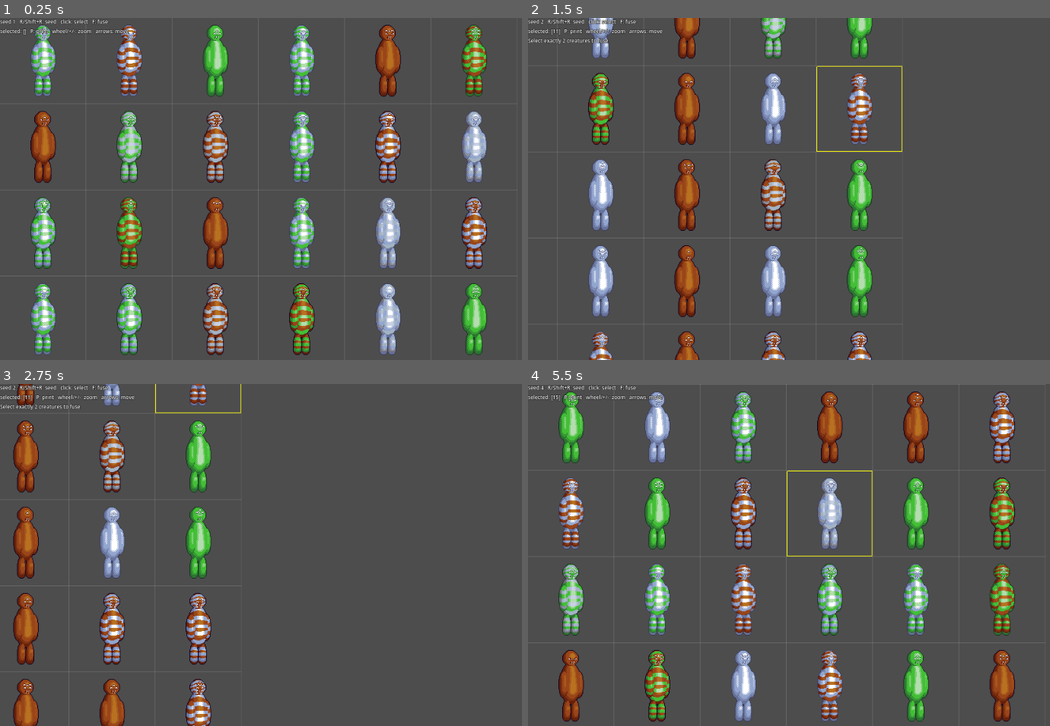
Above: before the commit, frames 1-4 (two rows, left to right).
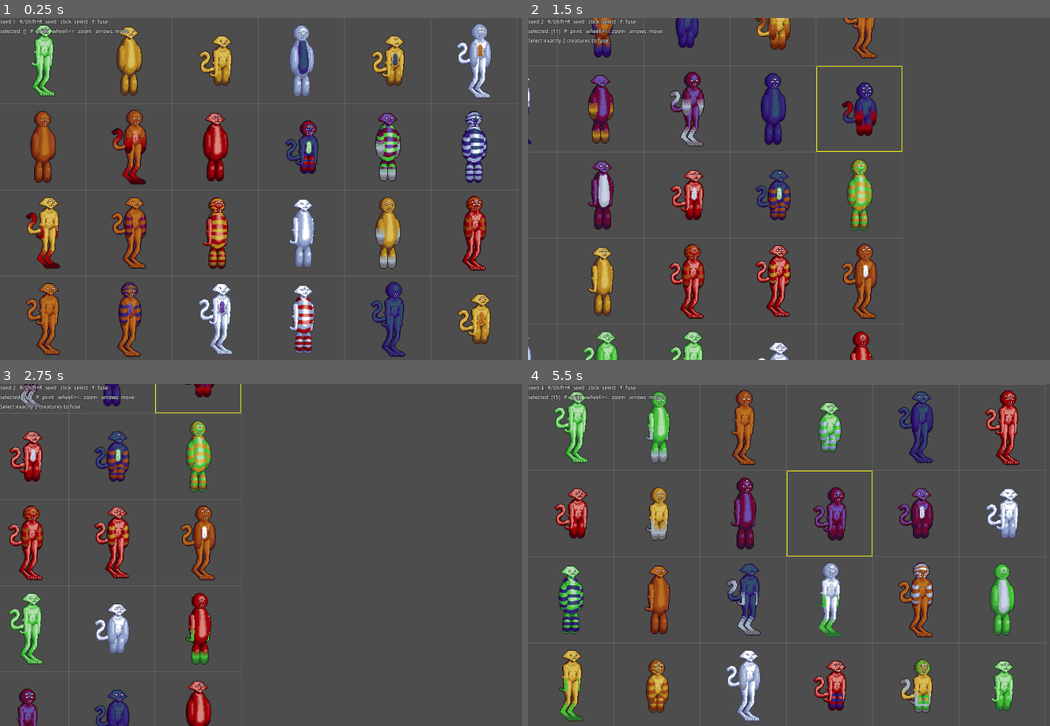
Above: after the commit, the same moments.

Repository: KT0mi/creature_feature_test
Game: Godot game, scene res://debug/creature_lab.tscn
Same seed, same stepped clock (60 frames per second), same inputs: the game is played once before the commit and once after it.
Inputs (mouse positions are in pixels of both pictures, inside the frame that each line leads up to):
- Up to frame 1 (0.25 s): no input
- Up to frame 2 (1.5 s): tap Enter at 0.5 s; move the mouse to (966, 171) at 0.52 s; hold Right 0.53-1.28 s; tap R at 0.6 s; click (966, 171) at 0.67 s; move the mouse to (710, 206) at 1.27 s; hold Down from 1.28 s (still down); tap F at 1.35 s
- Up to frame 3 (2.75 s): move the mouse to (365, 479) at 2.02 s; release Down at 2.03 s; hold Right from 2.03 s (still down); tap P at 2.1 s
- Up to frame 4 (5.5 s): move the mouse to (799, 623) at 2.77 s; release Right at 2.78 s; hold Up 2.78-3.53 s; tap one key every 0.75 s from 2.85 s: R F P R; click (799, 623) at 2.92 s; move the mouse to (1013, 606) at 3.52 s; hold Left 3.53-5.03 s; move the mouse to (648, 503) at 4.27 s; move the mouse to (862, 555) at 5.02 s; hold Down from 5.03 s (still down); click (862, 555) at 5.17 s

The runs differ from the first frame. In frame 1, 18% of the frame differs, in the area x 4-95%, y 1-100%; in frame 2, 13%; in frame 3, 9.9%; in frame 4, 19%, in the area x 4-95%, y 1-99%.

Commit message:
Removed SocketLayout; Added new Socket Conditionals; Added new ear part type; Added new tail part type; Added new patterns, palettes and new plans with their respective parts (catfolk, ratfolk[wip]);

Diff:
--- /dev/null
+++ b/creatures/palettes/palette_cherry.tres
@@ -0,0 +1,9 @@
+[gd_resource type="Resource" script_class="CreaturePalette" format=3 uid="uid://ccfn4frut3gpw"]
+
+[ext_resource type="Script" uid="uid://de7qplmr6rrvn" path="res://core/creature_palette.gd" id="1_s37t6"]
+
+[resource]
+script = ExtResource("1_s37t6")
+id = &"cherry"
+ramp = PackedColorArray(0.121401824, 0.049622588, 0.018330982, 1, 0.2962557, 0.0026859636, 0.03872829, 1, 0.627451, 0.003921569, 0.03137255, 1, 0.84, 0.52247995, 0.48720002, 1)
+metadata/_custom_type_script = "uid://de7qplmr6rrvn"
--- /dev/null
+++ b/creatures/palettes/palette_dark_fae.tres
@@ -0,0 +1,9 @@
+[gd_resource type="Resource" script_class="CreaturePalette" format=3 uid="uid://bn1svg7d1lmip"]
+
+[ext_resource type="Script" uid="uid://de7qplmr6rrvn" path="res://core/creature_palette.gd" id="1_q2k2h"]
+
+[resource]
+script = ExtResource("1_q2k2h")
+id = &"dark_fae"
+ramp = PackedColorArray(0.10025149, 0.028211305, 0.011288168, 1, 0.1764706, 0.0627451, 0.21176471, 1, 0.41960785, 0.02745098, 0.2, 1, 0.40784314, 0.3137255, 0.6784314, 1)
+metadata/_custom_type_script = "uid://de7qplmr6rrvn"
--- /dev/null
+++ b/creatures/palettes/palette_golden.tres
@@ -0,0 +1,9 @@
+[gd_resource type="Resource" script_class="CreaturePalette" format=3 uid="uid://uxe878gw4jqg"]
+
+[ext_resource type="Script" uid="uid://de7qplmr6rrvn" path="res://core/creature_palette.gd" id="1_hbulh"]
+
+[resource]
+script = ExtResource("1_hbulh")
+id = &"golden"
+ramp = PackedColorArray(0.15524581, 0.06545165, 0.024693338, 1, 0.37284127, 0.21772224, 0.121647544, 1, 0.72, 0.53304, 0.1296, 1, 0.8527644, 0.7427839, 0.34558812, 1)
+metadata/_custom_type_script = "uid://de7qplmr6rrvn"
--- /dev/null
+++ b/creatures/palettes/palette_midnight.tres
@@ -0,0 +1,9 @@
+[gd_resource type="Resource" script_class="CreaturePalette" format=3 uid="uid://125c8k33v5x7"]
+
+[ext_resource type="Script" uid="uid://de7qplmr6rrvn" path="res://core/creature_palette.gd" id="1_8yw02"]
+
+[resource]
+script = ExtResource("1_8yw02")
+id = &"midnight"
+ramp = PackedColorArray(0.027719917, 0.04360736, 0.1022087, 1, 0.15387684, 0.023584357, 0.35684058, 1, 0.2012868, 0.13162315, 0.4792024, 1, 0.19875973, 0.31593126, 0.41181904, 1)
+metadata/_custom_type_script = "uid://de7qplmr6rrvn"
--- /dev/null
+++ b/creatures/parts/arm/arm_catfolk/arm_catfolk.tres
@@ -0,0 +1,13 @@
+[gd_resource type="Resource" script_class="PartDef" format=3 uid="uid://caojoro3hhcdr"]
+
+[ext_resource type="Script" uid="uid://7dgkkkdx3j2n" path="res://core/part_def.gd" id="1_3gcsl"]
+[ext_resource type="Script" uid="uid://bfh2awx2qd881" path="res://core/part_socket.gd" id="2_23pju"]
+[ext_resource type="Texture2D" uid="uid://dxsr6q2p1ttih" path="res://creatures/parts/arm/arm_catfolk/arm_catfolk.png" id="2_vib2g"]
+
+[resource]
+script = ExtResource("1_3gcsl")
+id = &"arm_catfolk"
+type = &"arm"
+sheet = ExtResource("2_vib2g")
+attach = Vector2i(10, 2)
+metadata/_custom_type_script = "uid://7dgkkkdx3j2n"
--- /dev/null
+++ b/creatures/parts/eye/eye_catfolk/eye_catfolk.tres
@@ -0,0 +1,14 @@
+[gd_resource type="Resource" script_class="PartDef" format=3 uid="uid://cxnjgt87xa2ve"]
+
+[ext_resource type="Script" uid="uid://7dgkkkdx3j2n" path="res://core/part_def.gd" id="1_w30va"]
+[ext_resource type="Script" uid="uid://bfh2awx2qd881" path="res://core/part_socket.gd" id="2_0hohv"]
+[ext_resource type="Texture2D" uid="uid://cxjdqplnaseao" path="res://creatures/parts/eye/eye_catfolk/eye_catfolk.png" id="2_rodf5"]
+
+[resource]
+script = ExtResource("1_w30va")
+id = &"eye_catfolk"
+type = &"eye"
+tags = PackedStringArray("side")
+sheet = ExtResource("2_rodf5")
+attach = Vector2i(3, 2)
+metadata/_custom_type_script = "uid://7dgkkkdx3j2n"
--- a/creatures/parts/eye/eye_circle_biped_third_eye/eye_circle_biped_third_eye.tres
+++ b/creatures/parts/eye/eye_circle_biped_eye_middle/eye_circle_biped_eye_middle.tres
@@ -2,11 +2,11 @@
 
 [ext_resource type="Script" uid="uid://7dgkkkdx3j2n" path="res://core/part_def.gd" id="1_cai5j"]
 [ext_resource type="Script" uid="uid://bfh2awx2qd881" path="res://core/part_socket.gd" id="2_boojm"]
-[ext_resource type="Texture2D" uid="uid://fdpqirdcpctp" path="res://creatures/parts/eye/eye_circle_biped_third_eye/eye_circle_biped_third_eye.png" id="2_cqre1"]
+[ext_resource type="Texture2D" uid="uid://fdpqirdcpctp" path="res://creatures/parts/eye/eye_circle_biped_eye_middle/eye_circle_biped_eye_middle.png" id="2_cqre1"]
 
 [resource]
 script = ExtResource("1_cai5j")
-id = &"eye_circle_biped_third_eye"
+id = &"eye_circle_biped_eye_middle"
 type = &"eye"
 tags = PackedStringArray("middle")
 sheet = ExtResource("2_cqre1")
--- /dev/null
+++ b/creatures/parts/eye/eye_slit_eye_small/eye_slit_eye_small.tres
@@ -0,0 +1,14 @@
+[gd_resource type="Resource" script_class="PartDef" format=3 uid="uid://ddcweubm2bjcw"]
+
+[ext_resource type="Script" uid="uid://7dgkkkdx3j2n" path="res://core/part_def.gd" id="1_cgofu"]
+[ext_resource type="Texture2D" uid="uid://dhq50uto1f1j1" path="res://creatures/parts/eye/eye_slit_eye_small/eye_slit_eye_small.png" id="2_ghvxo"]
+[ext_resource type="Script" uid="uid://bfh2awx2qd881" path="res://core/part_socket.gd" id="3_qlhr3"]
+
+[resource]
+script = ExtResource("1_cgofu")
+id = &"eye_slit_eye_small"
+type = &"eye"
+tags = PackedStringArray("middle")
+sheet = ExtResource("2_ghvxo")
+attach = Vector2i(1, 2)
+metadata/_custom_type_script = "uid://7dgkkkdx3j2n"
--- /dev/null
+++ b/creatures/parts/head/head_catfolk/head_catfolk.tres
@@ -0,0 +1,56 @@
+[gd_resource type="Resource" script_class="PartDef" format=3 uid="uid://cg15vdtgob5my"]
+
+[ext_resource type="Script" uid="uid://7dgkkkdx3j2n" path="res://core/part_def.gd" id="1_2ek7f"]
+[ext_resource type="Script" uid="uid://bfh2awx2qd881" path="res://core/part_socket.gd" id="2_2lvyj"]
+[ext_resource type="Texture2D" uid="uid://dvlko2paeb5it" path="res://creatures/parts/head/head_catfolk/head_catfolk.png" id="2_obq7o"]
+
+[sub_resource type="Resource" id="Resource_2lvyj"]
+script = ExtResource("2_2lvyj")
+name = &"eye_near"
+accepts_type = PackedStringArray("eye")
+positions = Array[Vector2i]([Vector2i(12, 7)])
+chance = 0.8
+metadata/_custom_type_script = "uid://bfh2awx2qd881"
+
+[sub_resource type="Resource" id="Resource_obq7o"]
+script = ExtResource("2_2lvyj")
+name = &"eye_far"
+accepts_type = PackedStringArray("eye")
+positions = Array[Vector2i]([Vector2i(21, 7)])
+chance = 0.8
+flip_h = true
+copy_from = &"eye_near"
+metadata/_custom_type_script = "uid://bfh2awx2qd881"
+
+[sub_resource type="Resource" id="Resource_j0plo"]
+script = ExtResource("2_2lvyj")
+name = &"eye_middle"
+accepts_type = PackedStringArray("eye")
+required_tags = PackedStringArray("middle")
+positions = Array[Vector2i]([Vector2i(16, 4)])
+chance = 0.5
+metadata/_custom_type_script = "uid://bfh2awx2qd881"
+
+[sub_resource type="Resource" id="Resource_igac1"]
+script = ExtResource("2_2lvyj")
+name = &"ear_near"
+accepts_type = PackedStringArray("ear")
+forbidden_tags = PackedStringArray("far")
+positions = Array[Vector2i]([Vector2i(6, 1)])
+metadata/_custom_type_script = "uid://bfh2awx2qd881"
+
+[sub_resource type="Resource" id="Resource_jbx8i"]
+script = ExtResource("2_2lvyj")
+name = &"ear_far"
+accepts_type = PackedStringArray("ear")
+forbidden_tags = PackedStringArray("near")
+metadata/_custom_type_script = "uid://bfh2awx2qd881"
+
+[resource]
+script = ExtResource("1_2ek7f")
+id = &"head_catfolk"
+type = &"head"
+sheet = ExtResource("2_obq7o")
+attach = Vector2i(14, 18)
+sockets = Array[ExtResource("2_2lvyj")]([SubResource("Resource_2lvyj"), SubResource("Resource_obq7o"), SubResource("Resource_j0plo"), SubResource("Resource_igac1"), SubResource("Resource_jbx8i")])
+metadata/_custom_type_script = "uid://7dgkkkdx3j2n"
--- /dev/null
+++ b/creatures/parts/leg/leg_catfolk/leg_catfolk.tres
@@ -0,0 +1,14 @@
+[gd_resource type="Resource" script_class="PartDef" format=3 uid="uid://gfgdu508jl8u"]
+
+[ext_resource type="Script" uid="uid://7dgkkkdx3j2n" path="res://core/part_def.gd" id="1_u8swu"]
+[ext_resource type="Script" uid="uid://bfh2awx2qd881" path="res://core/part_socket.gd" id="2_21ag2"]
+[ext_resource type="Texture2D" uid="uid://c10l0dp4efqpa" path="res://creatures/parts/leg/leg_catfolk/leg_catfolk.png" id="2_mm8o5"]
+
+[resource]
+script = ExtResource("1_u8swu")
+id = &"leg_catfolk"
+type = &"leg"
+tags = PackedStringArray("bipedal")
+sheet = ExtResource("2_mm8o5")
+attach = Vector2i(12, 2)
+metadata/_custom_type_script = "uid://7dgkkkdx3j2n"
--- /dev/null
+++ b/creatures/parts/tail/tail_catfolk/tail_catfolk.tres
@@ -0,0 +1,13 @@
+[gd_resource type="Resource" script_class="PartDef" format=3 uid="uid://myt3klfojxeh"]
+
+[ext_resource type="Script" uid="uid://7dgkkkdx3j2n" path="res://core/part_def.gd" id="1_kh7j8"]
+[ext_resource type="Script" uid="uid://bfh2awx2qd881" path="res://core/part_socket.gd" id="2_0h76i"]
+[ext_resource type="Texture2D" uid="uid://dehbbm2adkbgb" path="res://creatures/parts/tail/tail_catfolk/tail_catfolk.png" id="2_xnn08"]
+
+[resource]
+script = ExtResource("1_kh7j8")
+id = &"tail_catfolk"
+type = &"tail"
+sheet = ExtResource("2_xnn08")
+attach = Vector2i(32, 19)
+metadata/_custom_type_script = "uid://7dgkkkdx3j2n"
--- /dev/null
+++ b/creatures/parts/torso/torso_catfolk/torso_catfolk.tres
@@ -0,0 +1,64 @@
+[gd_resource type="Resource" script_class="PartDef" format=3 uid="uid://c2s07fpp2qxdr"]
+
+[ext_resource type="Script" uid="uid://7dgkkkdx3j2n" path="res://core/part_def.gd" id="1_nxsq6"]
+[ext_resource type="Texture2D" uid="uid://dbvsj3gbe5eak" path="res://creatures/parts/torso/torso_catfolk/torso_catfolk..png" id="2_47vui"]
+[ext_resource type="Script" uid="uid://bfh2awx2qd881" path="res://core/part_socket.gd" id="2_xebp5"]
+
+[sub_resource type="Resource" id="Resource_xebp5"]
+script = ExtResource("2_xebp5")
+name = &"head"
+accepts_type = PackedStringArray("head")
+positions = Array[Vector2i]([Vector2i(12, 2)])
+metadata/_custom_type_script = "uid://bfh2awx2qd881"
+
+[sub_resource type="Resource" id="Resource_47vui"]
+script = ExtResource("2_xebp5")
+name = &"arm_near"
+accepts_type = PackedStringArray("arm")
+positions = Array[Vector2i]([Vector2i(3, 8)])
+z_offset = 2
+metadata/_custom_type_script = "uid://bfh2awx2qd881"
+
+[sub_resource type="Resource" id="Resource_igikq"]
+script = ExtResource("2_xebp5")
+name = &"arm_far"
+accepts_type = PackedStringArray("arm")
+positions = Array[Vector2i]([Vector2i(23, 8)])
+z_offset = -2
+copy_from = &"arm_near"
+metadata/_custom_type_script = "uid://bfh2awx2qd881"
+
+[sub_resource type="Resource" id="Resource_3fi5c"]
+script = ExtResource("2_xebp5")
+name = &"leg_near"
+accepts_type = PackedStringArray("leg")
+positions = Array[Vector2i]([Vector2i(6, 29)])
+metadata/_custom_type_script = "uid://bfh2awx2qd881"
+
+[sub_resource type="Resource" id="Resource_alyn7"]
+script = ExtResource("2_xebp5")
+name = &"leg_far"
+accepts_type = PackedStringArray("leg")
+positions = Array[Vector2i]([Vector2i(17, 29)])
+z_offset = -1
+copy_from = &"leg_near"
+metadata/_custom_type_script = "uid://bfh2awx2qd881"
+
+[sub_resource type="Resource" id="Resource_50l11"]
+script = ExtResource("2_xebp5")
+name = &"tail"
+accepts_type = PackedStringArray("tail")
+positions = Array[Vector2i]([Vector2i(9, 27)])
+chance = 0.8
+z_offset = -3
+metadata/_custom_type_script = "uid://bfh2awx2qd881"
+
+[resource]
+script = ExtResource("1_nxsq6")
+id = &"torso_catfolk"
+type = &"torso"
+tags = PackedStringArray("bipedal")
+sheet = ExtResource("2_47vui")
+attach = Vector2i(12, 33)
+sockets = Array[ExtResource("2_xebp5")]([SubResource("Resource_xebp5"), SubResource("Resource_47vui"), SubResource("Resource_igikq"), SubResource("Resource_3fi5c"), SubResource("Resource_alyn7"), SubResource("Resource_50l11")])
+metadata/_custom_type_script = "uid://7dgkkkdx3j2n"
--- a/creatures/parts/torso/torso_circle_biped/torso_circle_biped.tres
+++ b/creatures/parts/torso/torso_circle_biped/torso_circle_biped.tres
@@ -11,14 +11,6 @@
 positions = Array[Vector2i]([Vector2i(16, 4)])
 metadata/_custom_type_script = "uid://bfh2awx2qd881"
 
-[sub_resource type="Resource" id="Resource_xr65w"]
-script = ExtResource("2_yibko")
-name = &"arm_far"
-accepts_type = PackedStringArray("arm")
-positions = Array[Vector2i]([Vector2i(29, 16)])
-z_offset = -1
-metadata/_custom_type_script = "uid://bfh2awx2qd881"
-
 [sub_resource type="Resource" id="Resource_hpepo"]
 script = ExtResource("2_yibko")
 name = &"arm_near"
@@ -26,12 +18,13 @@
 positions = Array[Vector2i]([Vector2i(5, 16)])
 metadata/_custom_type_script = "uid://bfh2awx2qd881"
 
-[sub_resource type="Resource" id="Resource_u6m4q"]
+[sub_resource type="Resource" id="Resource_xr65w"]
 script = ExtResource("2_yibko")
-name = &"leg_far"
-accepts_type = PackedStringArray("leg")
-positions = Array[Vector2i]([Vector2i(23, 60)])
+name = &"arm_far"
+accepts_type = PackedStringArray("arm")
+positions = Array[Vector2i]([Vector2i(29, 16)])
 z_offset = -1
+copy_from = &"arm_near"
 metadata/_custom_type_script = "uid://bfh2awx2qd881"
 
 [sub_resource type="Resource" id="Resource_mt0bu"]
@@ -41,6 +34,15 @@
 positions = Array[Vector2i]([Vector2i(10, 60)])
 metadata/_custom_type_script = "uid://bfh2awx2qd881"
 
+[sub_resource type="Resource" id="Resource_u6m4q"]
+script = ExtResource("2_yibko")
+name = &"leg_far"
+accepts_type = PackedStringArray("leg")
+positions = Array[Vector2i]([Vector2i(23, 60)])
+z_offset = -1
+copy_from = &"leg_near"
+metadata/_custom_type_script = "uid://bfh2awx2qd881"
+
 [resource]
 script = ExtResource("1_ghbkm")
 id = &"torso_circle_biped"
@@ -48,5 +50,5 @@
 tags = PackedStringArray("bipedal")
 sheet = ExtResource("2_jmqts")
 attach = Vector2i(16, 64)
-sockets = Array[ExtResource("2_yibko")]([SubResource("Resource_5g261"), SubResource("Resource_xr65w"), SubResource("Resource_hpepo"), SubResource("Resource_u6m4q"), SubResource("Resource_mt0bu")])
+sockets = Array[ExtResource("2_yibko")]([SubResource("Resource_5g261"), SubResource("Resource_hpepo"), SubResource("Resource_xr65w"), SubResource("Resource_mt0bu"), SubResource("Resource_u6m4q")])
 metadata/_custom_type_script = "uid://7dgkkkdx3j2n"
Binary file added: art_source/creatures/catfolk.ase
Binary file added: art_source/creatures/ratfolk.ase
Binary file changed: art_source/ref/creature_template_circle_biped.ase
Binary file added: creatures/parts/arm/arm_catfolk/arm_catfolk.png
Not shown, added: creatures/parts/arm/arm_catfolk/arm_catfolk.png.import
Binary file added: creatures/parts/arm/arm_catfolk/patterns/point_coloration.png
Not shown, added: creatures/parts/arm/arm_catfolk/patterns/point_coloration.png.import
Binary file added: creatures/parts/arm/arm_circle_biped/patterns/point_coloration.png
Not shown, added: creatures/parts/arm/arm_circle_biped/patterns/point_coloration.png.import
Binary file added: creatures/parts/arm/arm_ratfolk/arm_ratfolk.png
Not shown, added: creatures/parts/arm/arm_ratfolk/arm_ratfolk.png.import
Binary file added: creatures/parts/ear/ear_catfolk_ear_far/ear_catfolk_ear_far.png
(and 49 more such lines)
